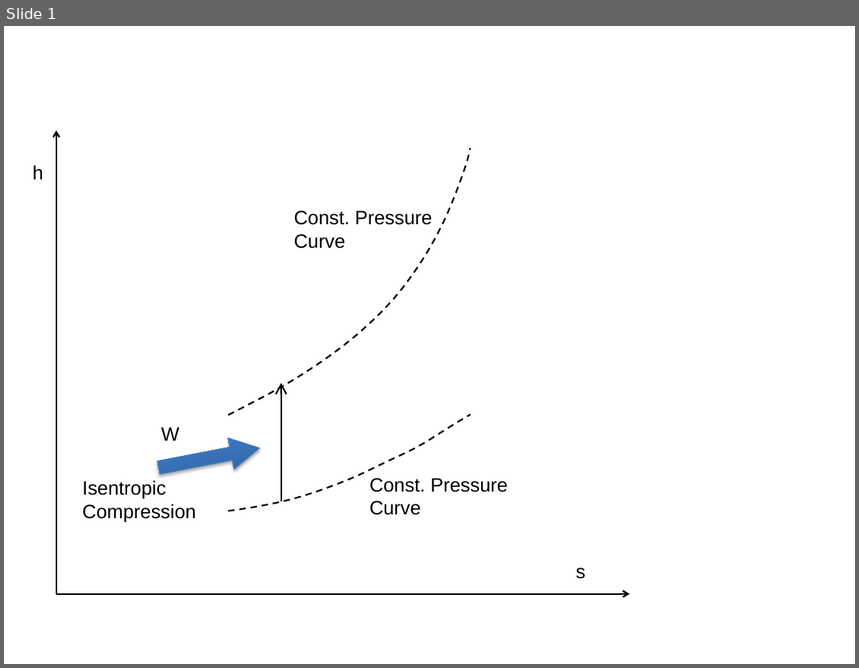
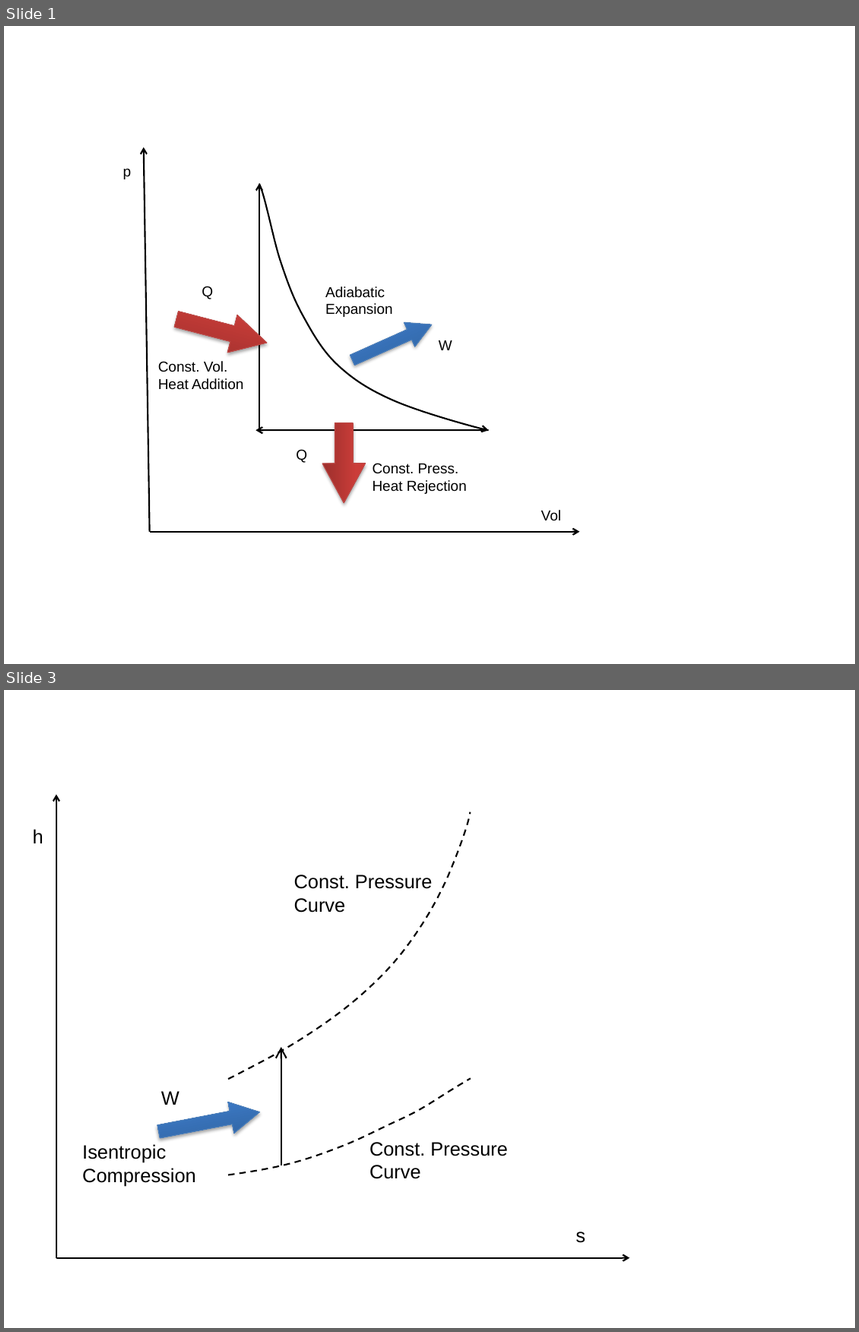
Before and after one commit to zeta-plusplus/FluidSystemComponents, a slide deck: figs/makeFig.pptx. Shown one above the other, each under a label of ours: slide 1 before the commit, slides 1 and 3 after it; the slides between them are not shown. The pictures are 859x668 and 859x1332 pixels, drawn with LibreOffice and Linux fonts; fonts in the diff are those of the drawing. Boxes give left, top, right and bottom in pixels: in the first picture for what was removed or moved away, otherwise in the second. Text is boxed around its words. In the diff, an @@ line names an element or a change of style, - is before the commit and + after.

```diff
--- a/figs/makeFig.pptx
+++ b/figs/makeFig.pptx
@@ slide 1 added at <box>4,26,855,664</box>, background #FFFFFF @@
@@ arrow added from (150, 532) to (144, 148), #000000 1.5 pt @@
@@ text added at <box>123,168,132,180</box>, 13.5 pt, text #000000 @@
+p
@@ freeform shape added at <box>259,183,489,431</box>, outline #000000 1.5 pt @@
@@ arrow added from (259, 433) to (259, 183), #000000 1.5 pt @@
@@ text added at <box>202,286,213,300</box>, 13.5 pt, text #000000 @@
+Q
@@ text added at <box>325,287,393,317</box>, 13.5 pt, text #000000 @@
+Adiabatic Expansion
@@ right arrow added at <box>171,300,272,362</box>, fill gradient #9C2F2D to #CB3E3A to #CE3B37, outline #BF4C48 0.75 pt @@
@@ right arrow added at <box>347,313,436,373</box>, fill gradient #2F5F99 to #3D7CC7 to #3A7CCB, outline #4B7EBC 0.75 pt @@
@@ text added at <box>439,341,452,351</box>, 13.5 pt, text #000000 @@
+W
@@ text added at <box>158,361,243,390</box>, 13.5 pt, text #000000 @@
+Const. Vol.
+Heat Addition
@@ arrow added from (489, 431) to (256, 431), #000000 1.5 pt @@
@@ right arrow added at <box>322,423,366,503</box>, fill gradient #9C2F2D to #CB3E3A to #CE3B37, outline #BF4C48 0.75 pt @@
@@ text added at <box>296,449,307,463</box>, 13.5 pt, text #000000 @@
+Q
@@ text added at <box>373,463,467,494</box>, 13.5 pt, text #000000 @@
+Const. Press.
+Heat Rejection
@@ text added at <box>541,510,561,522</box>, 13.5 pt, text #000000 @@
+Vol
@@ arrow added from (150, 532) to (580, 532), #000000 1.5 pt @@
@@ what was slide 1 is now slide 3 @@
```
Also in this commit, not shown: 1 other slide added, 7 other files.
